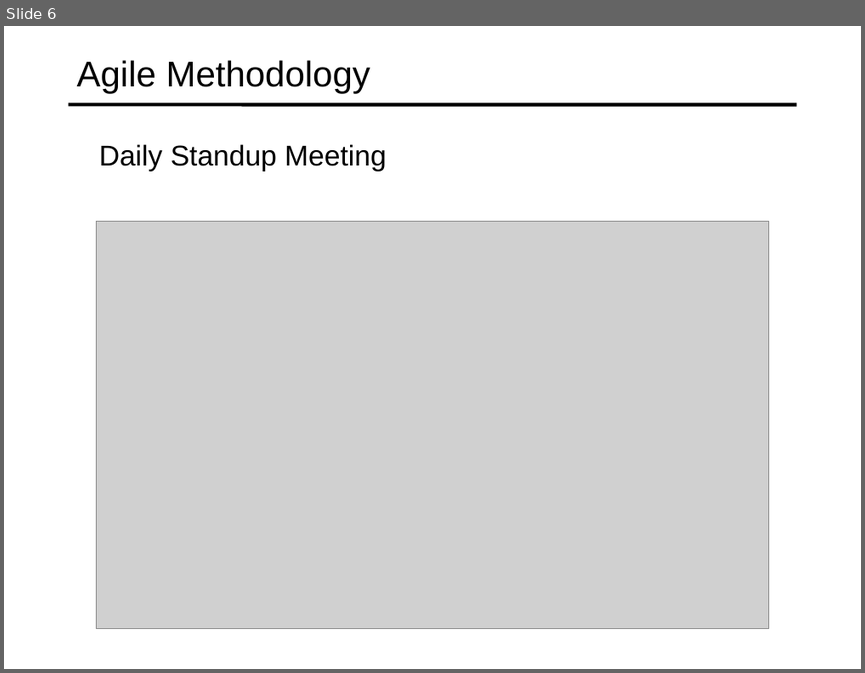
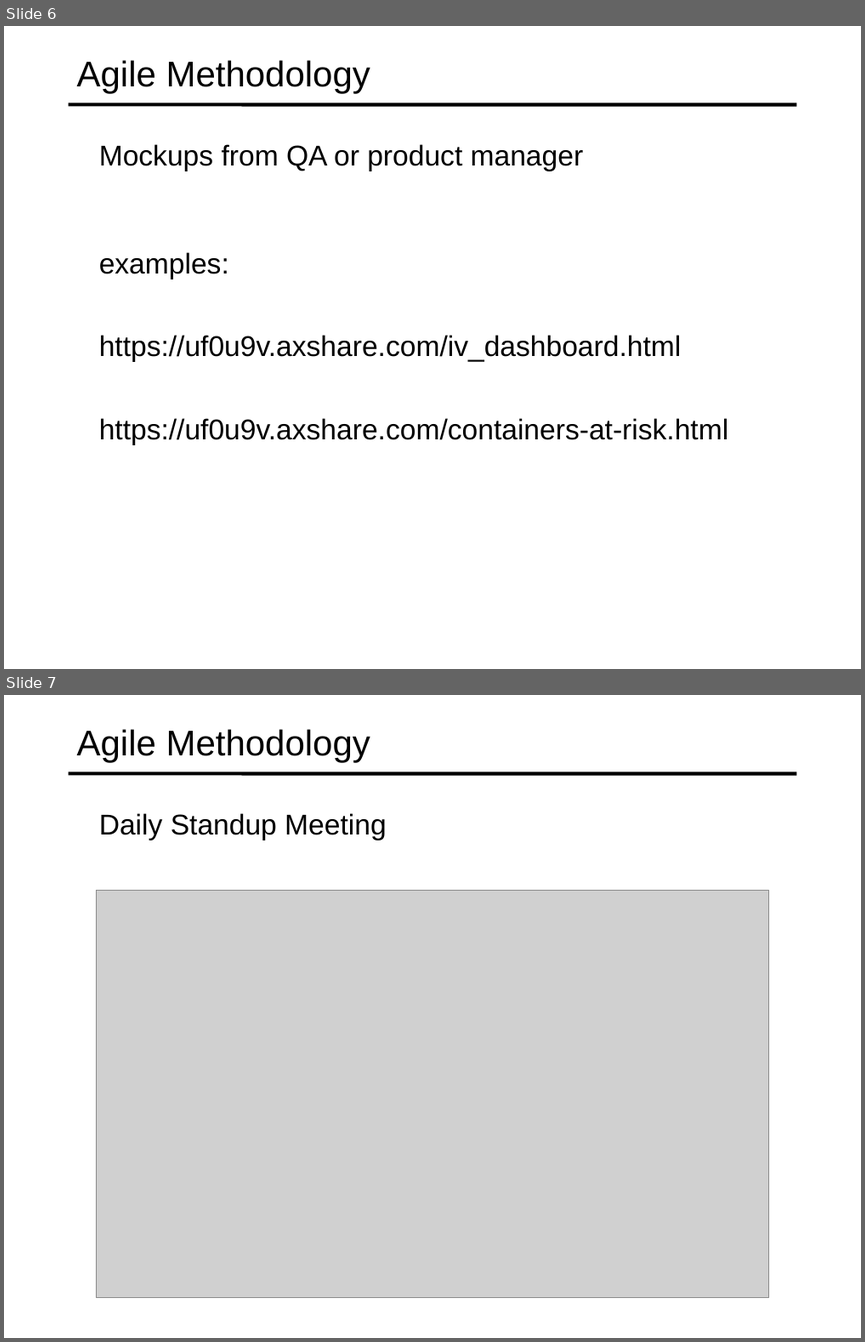
Before and after one commit to specter01wj/Jago_Link_Training, a slide deck: Angular/Interview Lectures/Work Flow/Work Flow.ppt. Shown one above the other, each under a label of ours: slide 6 before the commit, slides 6 and 7 after it. The pictures are 865x673 and 865x1342 pixels, drawn with LibreOffice and Linux fonts; fonts in the diff are those of the drawing; grey boxes stand for pictures. Boxes give left, top, right and bottom in pixels: in the first picture for what was removed or moved away, otherwise in the second. Text is boxed around its words. In the diff, an @@ line names an element or a change of style, - is before the commit and + after.

```diff
--- a/Angular/Interview Lectures/Work Flow/Work Flow.ppt
+++ b/Angular/Interview Lectures/Work Flow/Work Flow.ppt
@@ slide 6 added at (4, 26, 861, 669), background #FFFFFF; not listed: 1 template element that a slide beside it also shows @@
@@ title added at (77, 60, 370, 93), 30 pt, text #000000 @@
+Agile Methodology
@@ text added at (99, 144, 584, 171), 24 pt, text #000000 @@
+  Mockups from QA or product manager
@@ text added at (99, 252, 729, 445), 24 pt, text #000000 @@
+  examples:
+  https://uf0u9v.axshare.com/iv_dashboard.html
+  https://uf0u9v.axshare.com/containers-at-risk.html
@@ what was slide 6 is now slide 7 @@
```
Also in this commit, not shown: 5 other slides added, 1 other file.
